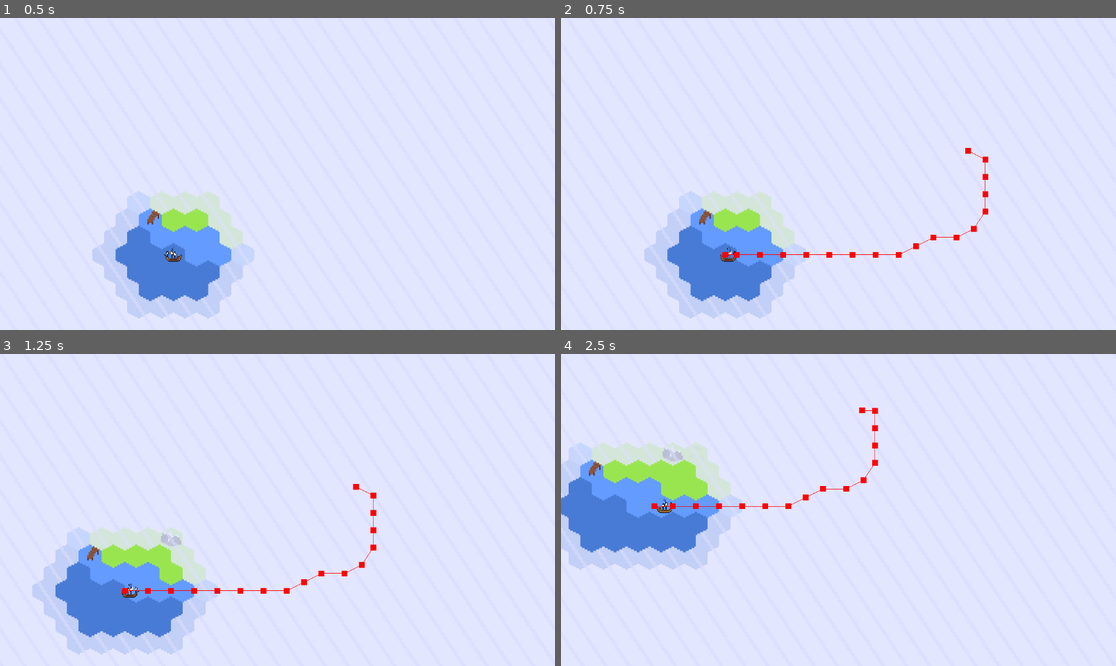
Above: before the commit, frames 1-4 (two rows, left to right).
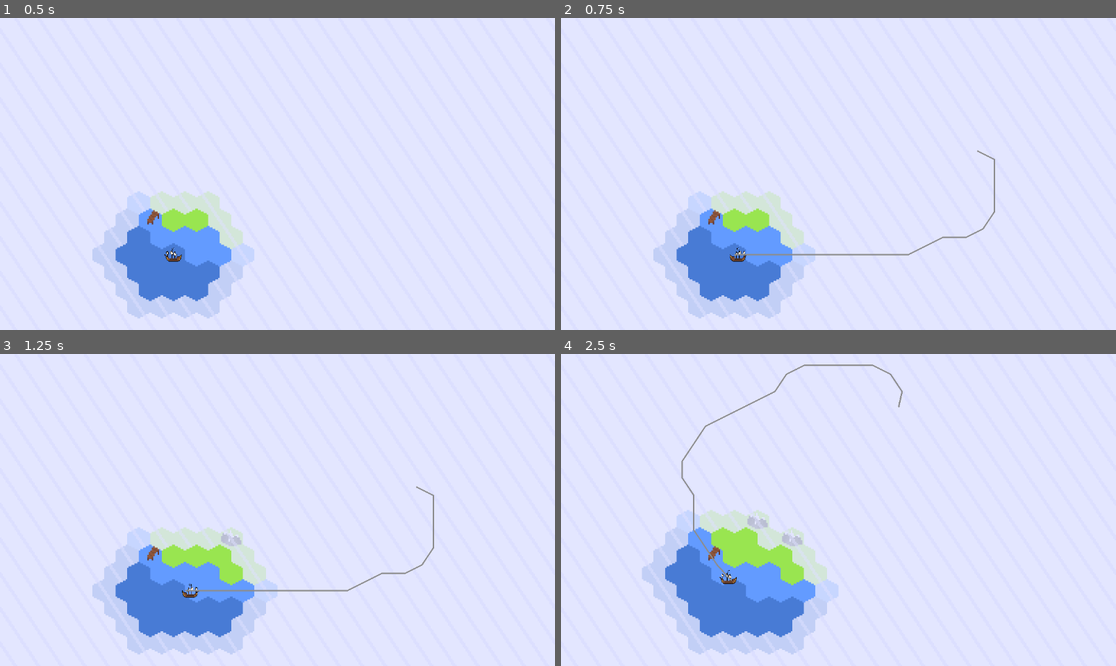
Above: after the commit, the same moments.

Repository: coderspark/voc-ding
Game: Godot game, scene res://Scenes/map_1.tscn
The game is run twice, just before and just after one commit, with the same random seed, the same clock (stepped at 60 frames per second) and the same inputs.
Inputs (mouse positions are in pixels of both pictures, inside the frame that each line leads up to):
- Up to frame 1 (0.5 s): no input
- Up to frame 2 (0.75 s): tap Enter at 0.5 s; move the mouse to (960, 158) at 0.52 s; hold D (right) from 0.53 s (still down); click (960, 158) at 0.6 s
- Up to frame 3 (1.25 s): keep holding D (right)
- Up to frame 4 (2.5 s): move the mouse to (727, 525) at 1.27 s; release D (right) at 1.28 s; hold S (down) 1.28-2.03 s; click (727, 525) at 1.35 s; move the mouse to (894, 441) at 2.02 s; hold D (right) from 2.03 s (still down); click (894, 441) at 2.1 s

Frame 1 is identical in both runs. In frame 2, 3.8% of the frame differs, in the area x 15-79%, y 41-97%; in frame 3, 12%; in frame 4, 20%, in the area x 0-62%, y 3-97%.

Commit message:
Camera moveable with right click

Diff:
--- a/Resources/Tiles.tres
+++ b/Resources/Tiles.tres
@@ -15,6 +15,12 @@
 agent_radius = 0.0
 
 [sub_resource type="NavigationPolygon" id="NavigationPolygon_ejw76"]
+vertices = PackedVector2Array(8, -4, 8, 4, 0, 8, -8, 4, -8, -4, 0, -8)
+polygons = Array[PackedInt32Array]([PackedInt32Array(0, 1, 2, 3, 4, 5)])
+outlines = Array[PackedVector2Array]([PackedVector2Array(0, -8, -8, -4, -8, 4, 0, 8, 8, 4, 8, -4)])
+agent_radius = 0.0
+
+[sub_resource type="NavigationPolygon" id="NavigationPolygon_j1p8a"]
 vertices = PackedVector2Array(8, -4, 8, 4, 0, 8, -8, 4, -8, -4, 0, -8)
 polygons = Array[PackedInt32Array]([PackedInt32Array(0, 1, 2, 3, 4, 5)])
 outlines = Array[PackedVector2Array]([PackedVector2Array(0, -8, -8, -4, -8, 4, 0, 8, 8, 4, 8, -4)])
@@ -46,9 +52,13 @@
 6:2/0 = 0
 6:3/0 = 0
 7:0/0 = 0
+7:0/0/navigation_layer_1/polygon = SubResource("NavigationPolygon_j1p8a")
 7:1/0 = 0
+7:1/0/navigation_layer_1/polygon = SubResource("NavigationPolygon_j1p8a")
 7:2/0 = 0
+7:2/0/navigation_layer_1/polygon = SubResource("NavigationPolygon_j1p8a")
 7:3/0 = 0
+7:3/0/navigation_layer_1/polygon = SubResource("NavigationPolygon_j1p8a")
 8:0/0 = 0
 8:1/0 = 0
 8:2/0 = 0
@@ -125,7 +135,9 @@
 6:6/0 = 0
 6:7/0 = 0
 7:4/0 = 0
+7:4/0/navigation_layer_1/polygon = SubResource("NavigationPolygon_j1p8a")
 7:5/0 = 0
+7:5/0/navigation_layer_1/polygon = SubResource("NavigationPolygon_j1p8a")
 7:6/0 = 0
 7:7/0 = 0
 8:4/0 = 0
--- a/Scenes/camera.gd
+++ b/Scenes/camera.gd
@@ -3,10 +3,10 @@
 var camera_speed := 4
 var right_clicked = false
 var start_pos : Vector2
-func _process(delta: float) -> void:
+func _physics_process(delta: float) -> void:
 	if right_clicked:
-		position += get_global_mouse_position() - start_pos
-	position += (Vector2(Input.get_axis("left","right"),Input.get_axis("up","down")) * (Vector2(1,1) / $Camera.zoom)) * camera_speed
+		position = start_pos - get_local_mouse_position()
+	#position += (Vector2(Input.get_axis("left","right"),Input.get_axis("up","down")) * (Vector2(1,1) / $Camera.zoom)) * camera_speed
 
 func _input(event: InputEvent) -> void:
 	if event is InputEventMouseButton:
@@ -20,6 +20,6 @@
 				$Camera.zoom = Vector2(15,15)
 		if event.button_index == MOUSE_BUTTON_RIGHT and event.is_pressed():
 			right_clicked = true
-			start_pos = get_global_mouse_position()
+			start_pos = position + get_local_mouse_position()
 		if event.button_index == MOUSE_BUTTON_RIGHT and event.is_released():
 			right_clicked = false
--- a/Scenes/map_1.tscn
+++ b/Scenes/map_1.tscn
@@ -24,4 +24,4 @@
 
 [node name="Camera" type="Camera2D" parent="Camera"]
 zoom = Vector2(3, 3)
-position_smoothing_enabled = true
+position_smoothing_speed = 1.0
--- a/Scenes/player.tscn
+++ b/Scenes/player.tscn
@@ -62,6 +62,10 @@
 avoidance_layers = 3
 avoidance_mask = 3
 debug_enabled = true
+debug_use_custom = true
+debug_path_custom_color = Color(0.552956, 0.552956, 0.552956, 1)
+debug_path_custom_point_size = 0.0
+debug_path_custom_line_width = 1.0
 
 [node name="Collider" type="CollisionShape2D" parent="."]
 position = Vector2(0, -0.25)
Not shown: 1 places in Resources/Tiles.tres that only renumber resources
